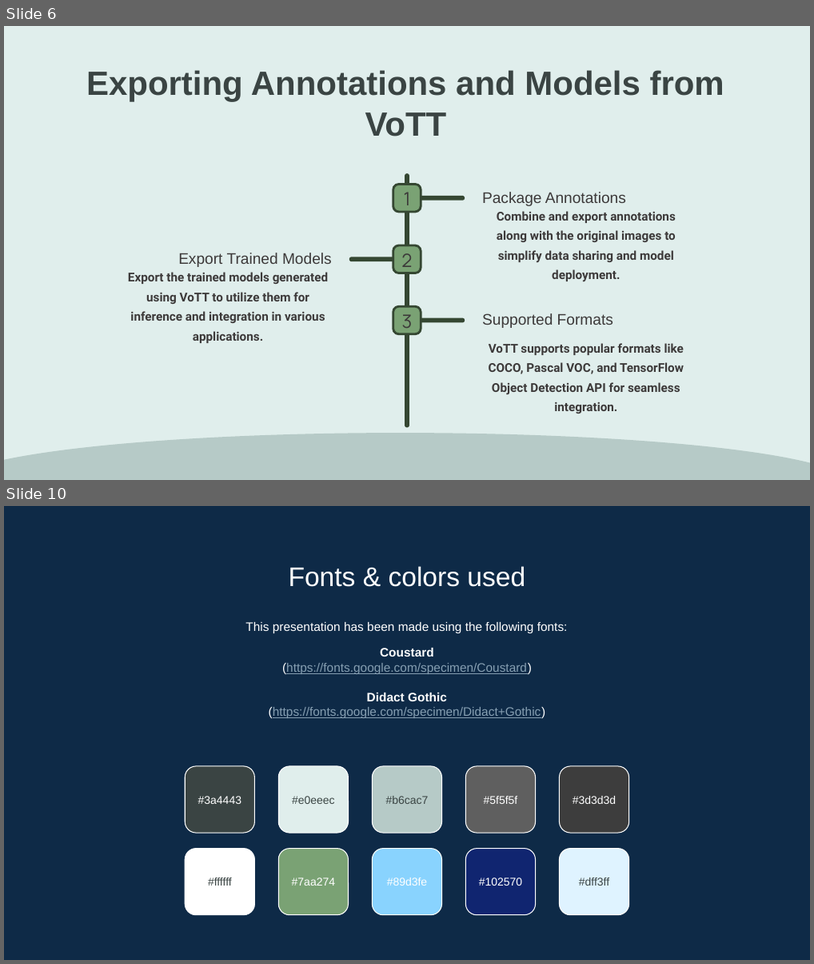
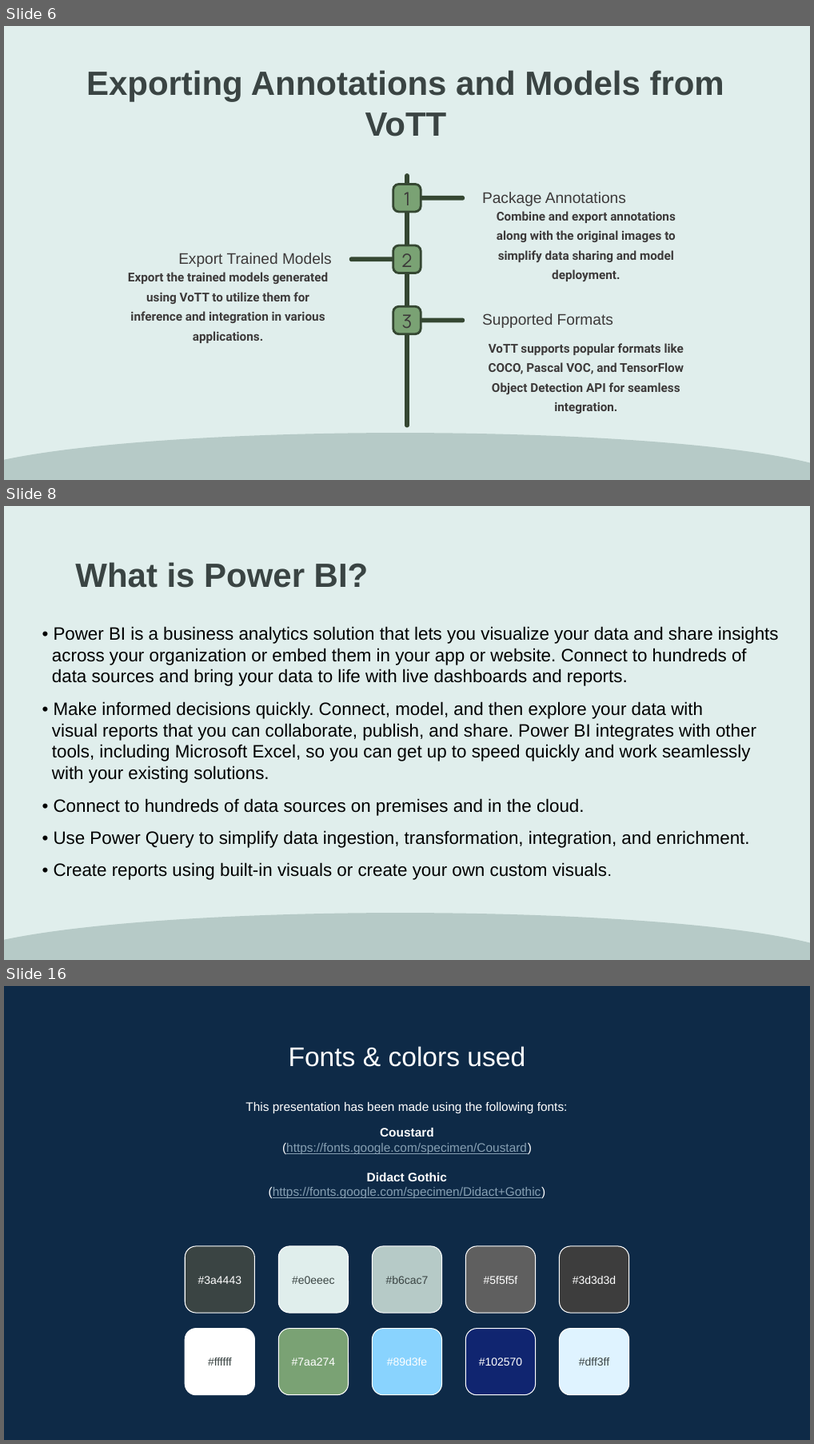
Before and after one commit to MahmoudEssam707/Data-Tools, a slide deck: PowerPoints.pptx. Shown one above the other, each under a label of ours: slides 6 and 10 before the commit, slides 6, 8 and 16 after it; the slides between them are not shown. The pictures are 814x964 and 814x1444 pixels, drawn with LibreOffice and Linux fonts; fonts in the diff are those of the drawing. Boxes give left, top, right and bottom in pixels: in the first picture for what was removed or moved away, otherwise in the second. Text is boxed around its words. In the diff, an @@ line names an element or a change of style, - is before the commit and + after.

```diff
--- a/PowerPoints.pptx
+++ b/PowerPoints.pptx
@@ slide 8 added at (4, 506, 810, 960), background #E0EEEC; not listed: 1 template element that a slide beside it also shows @@
@@ title added at (75, 562, 369, 588), 30 pt, text #3A4443, bold @@
+What is Power BI?
@@ text added at (52, 626, 779, 880), 16 pt, text #000000 @@
+• Power BI is a business analytics solution that lets you visualize your data and share insights
+across your organization or embed them in your app or website. Connect to hundreds of
+data sources and bring your data to life with live dashboards and reports.
+• Make informed decisions quickly. Connect, model, and then explore your data with
+visual reports that you can collaborate, publish, and share. Power BI integrates with other
+tools, including Microsoft Excel, so you can get up to speed quickly and work seamlessly
+with your existing solutions.
+• Connect to hundreds of data sources on premises and in the cloud.
+• Use Power Query to simplify data ingestion, transformation, integration, and enrichment.
+• Create reports using built-in visuals or create your own custom visuals.
@@ what was slide 10 is now slide 16 @@
```
Also in this commit, not shown: 1 slide changed, 7 other slides added, 2 slides removed.
